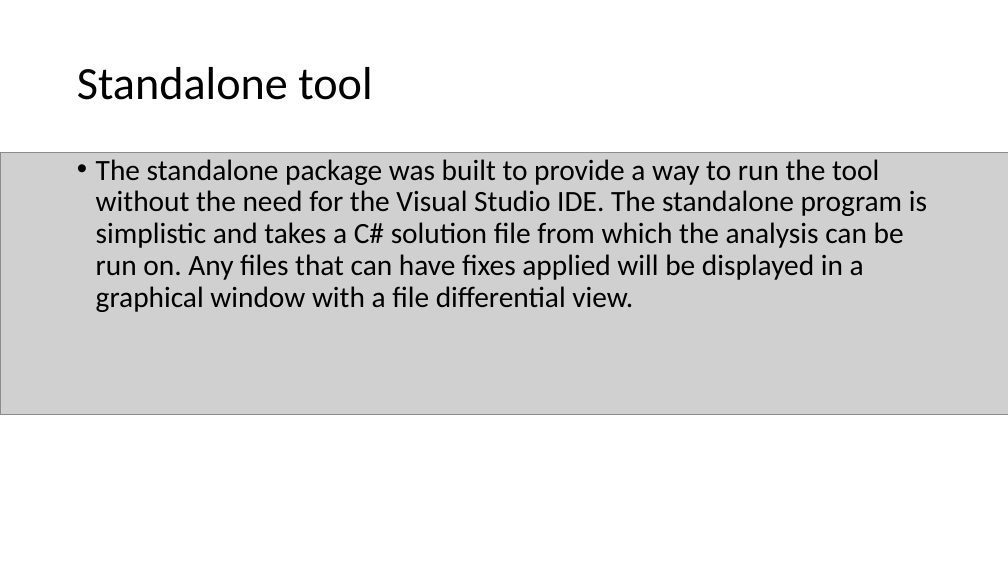
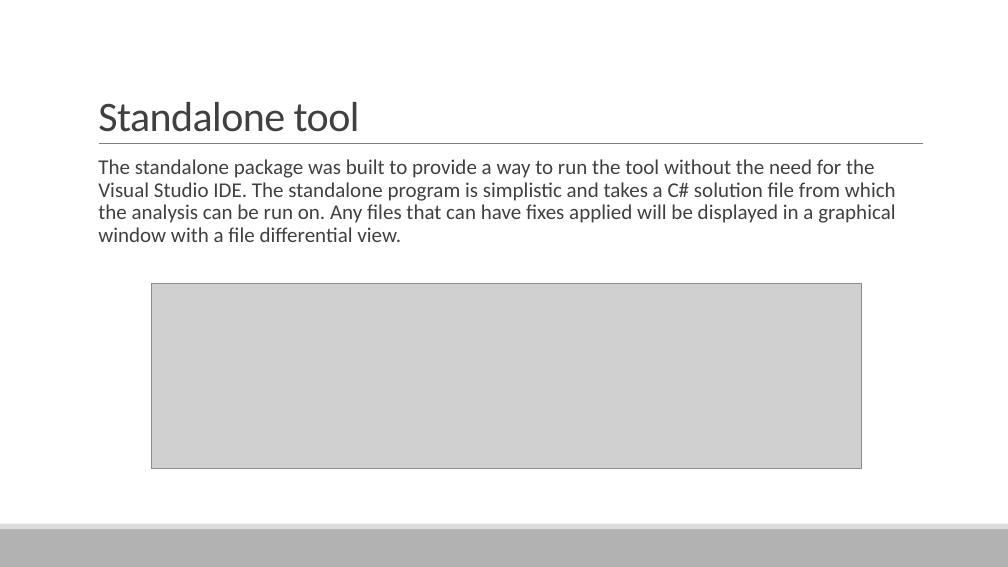
Before and after one commit to ReadieFur/SourceCodeQualityEnhancer-BEngSoftwareEngineeringDissertation-UniversityOfGreenwich, a slide deck: slide 21 of Demonstration.pptx. Drawn at 1008x567 pixels with LibreOffice and Linux fonts; fonts in the diff are those of the drawing; grey boxes stand for pictures. Boxes give left, top, right and bottom in pixels: in the first picture for what was removed or moved away, otherwise in the second. Text is boxed around its words. In the diff, an @@ line names an element or a change of style, - is before the commit and + after.

```diff
--- a/Demonstration.pptx
+++ b/Demonstration.pptx
@@ title "Standalone tool": place and size @@
-title "Standalone tool" at <box>77,67,372,100</box>
+title "Standalone tool" at <box>98,102,360,132</box>
@@ title "Standalone tool" at <box>98,102,360,132</box>: size 44 to 40 pt, text colour #000000 to #404040, letter spacing 0 to -0.5 pt; line spacing 0.9 to 0.85; vertical alignment middle to bottom @@
@@ line added from (99, 144) to (923, 144), #808080 0.5 pt @@
@@ text "The standalone package was built ..." at <box>98,159,896,242</box>: size 28 to 20 pt, text colour #000000 to #404040; bullet • to  ; more space between paragraphs @@
@@ picture: place and size @@
-picture at <box>0,152,1008,415</box>
+picture at <box>151,284,862,469</box>
@@ rectangle added at <box>0,529,1008,567</box>, fill #B2B2B2 @@
@@ rectangle added at <box>0,524,1008,529</box>, fill #DDDDDD @@
```
Also in this commit, not shown: 21 other slides changed.
